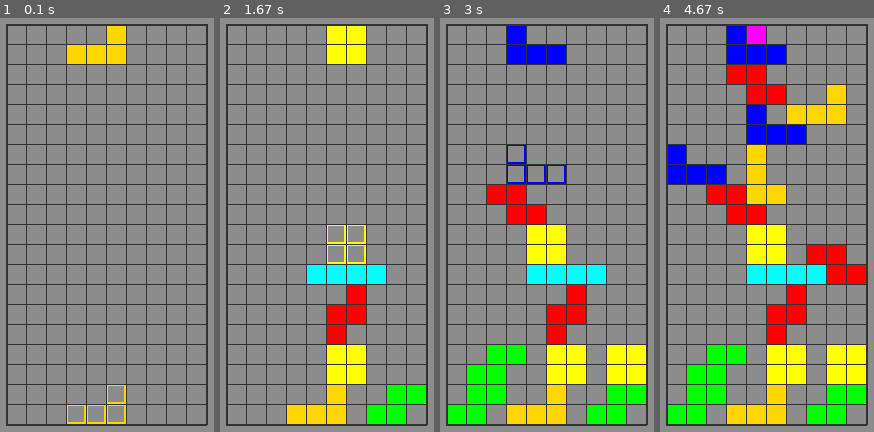
Above: before the commit, frames 1-4 (left to right).
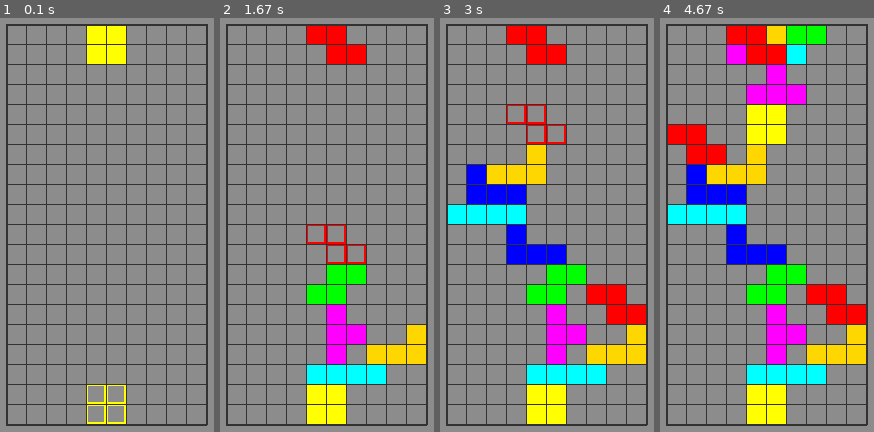
Above: after the commit, the same moments.

Repository: ryanmramos/tetris_pygame
Game: pygame game, started from main.py
Same seed, same stepped clock (60 frames per second), same inputs: the game is played once before the commit and once after it.
Inputs:
- Up to frame 1 (0.1 s): no input
- Up to frame 2 (1.67 s): tap Space at 0.33, 0.73, 1.03, 1.23, 1.57 s; hold Right 0.67-1.13 s; hold Up 1.17-1.47 s; hold Right from 1.5 s (still down)
- Up to frame 3 (3 s): tap Space at 1.87, 2.07, 2.37, 2.63, 2.97 s; release Right at 1.97 s; hold Left 2-2.53 s; hold Down 2.57-2.87 s; hold Left from 2.9 s (still down)
- Up to frame 4 (4.67 s): tap Space at 3.27, 3.4, 3.8, 4.1, 4.47 s; release Left at 3.3 s; hold Up 3.33-3.7 s; hold Right 3.73-4.37 s; hold Down from 4.4 s (still down)

The runs differ from the first frame. In frame 1, 2.6% of the frame differs, in the area x 31-59%, y 1-99%; in frame 2, 15%; in frame 3, 28%; in frame 4, 39%, in the area x 3-97%, y 1-99%.

Commit message:
bag added

Diff:
--- a/main.py
+++ b/main.py
@@ -37,6 +37,9 @@
 # Set windown name
 pg.display.set_caption("tetris :)")
 
+# Bag to get next shape from
+bag = []
+
 def draw_window(placed_shapes, moving_shape, grid):
     WIN.fill(GREY)
     for shape in placed_shapes:
@@ -53,8 +56,14 @@
 
     pg.display.update()
 
-# def fill_bag():
-#     bag
+def fill_bag():
+    bag.append(I_shape(UNIT_LENGTH, WIDTH, HEIGHT))
+    bag.append(J_shape(UNIT_LENGTH, WIDTH, HEIGHT))
+    bag.append(L_shape(UNIT_LENGTH, WIDTH, HEIGHT))
+    bag.append(O_shape(UNIT_LENGTH, WIDTH, HEIGHT))
+    bag.append(S_shape(UNIT_LENGTH, WIDTH, HEIGHT))
+    bag.append(T_shape(UNIT_LENGTH, WIDTH, HEIGHT))
+    bag.append(Z_shape(UNIT_LENGTH, WIDTH, HEIGHT))
 
 def get_random_shape():
     # return O_shape(UNIT_LENGTH, WIDTH, HEIGHT)
@@ -94,12 +103,13 @@
             if destroy:
                 rows_to_destroy.append(cordY)
                 # print(f"destroy row:{cordY}")
-            print()
+            # print()
 
     if len(rows_to_destroy) > 0:
         placed_shapes = moving_shape.grid.destroy_rows(placed_shapes, rows_to_destroy)
 
-    return get_random_shape()
+    # randomly choose shape from the current bag
+    return bag.pop(random.randint(0, len(bag) - 1))
 
 def main():
 
@@ -107,7 +117,9 @@
     run = True
     shapes = []
     placed_shapes = []
-    moving_shape = get_random_shape()
+    # bag is initially empty, so fill it
+    fill_bag()
+    moving_shape = bag.pop(random.randint(0, len(bag) - 1))
     # testShape = Shape(UNIT_LENGTH, WIDTH, HEIGHT)
     frame_num = 1
     down_held = False # keeps track of whether or not down is being held
@@ -166,6 +178,13 @@
             quick_drop = False
             moving_shape = place_and_check(placed_shapes, moving_shape)
 
+        # must be checked after place_and_check
+        if len(bag) == 0:
+            fill_bag()
+
+        # prevents error in first calculating shadow position but need to find better fix probably
+        moving_shape.get_distance_down()
+
         draw_window(placed_shapes, moving_shape, grid)
 
         if frame_num % 5 == 0:
